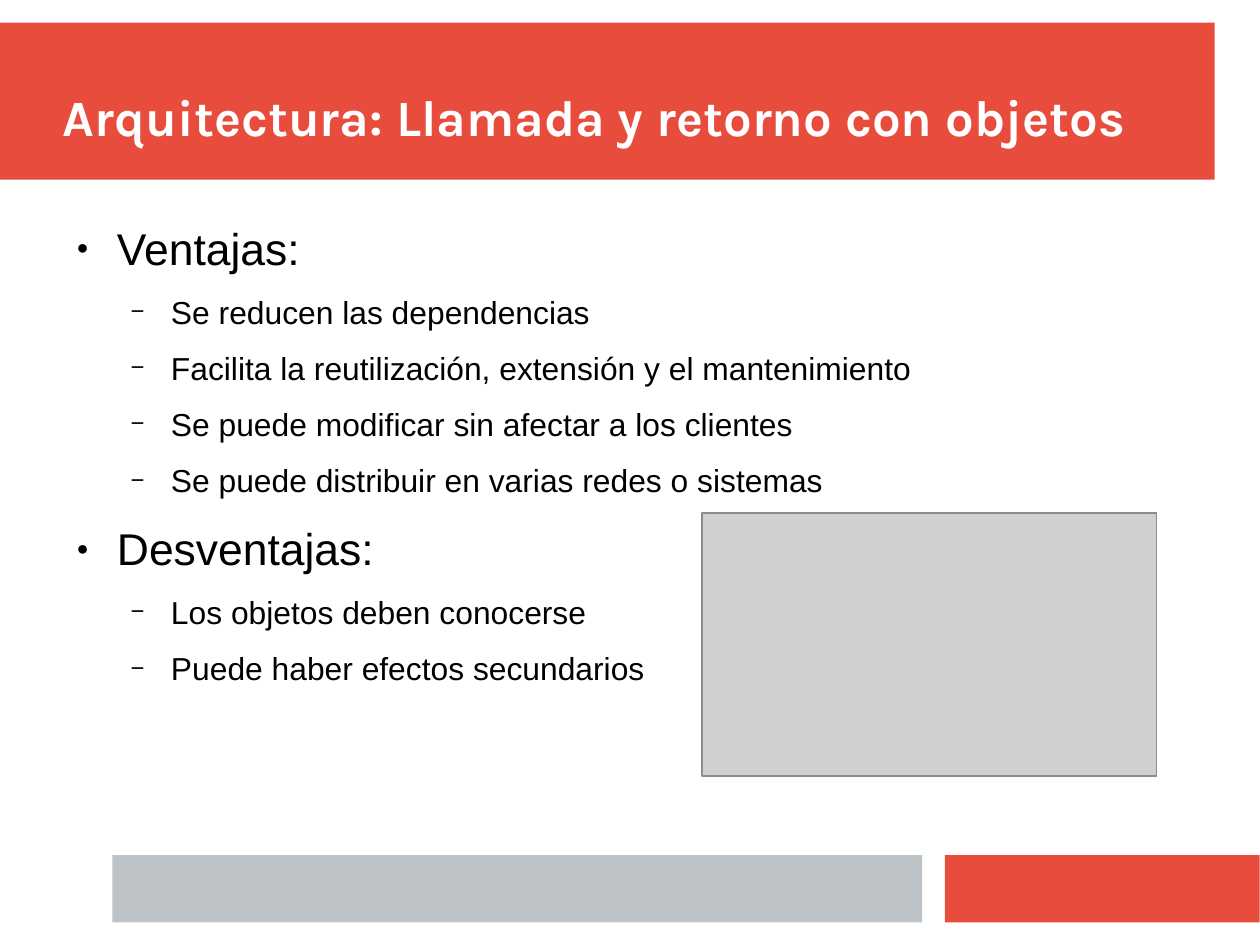
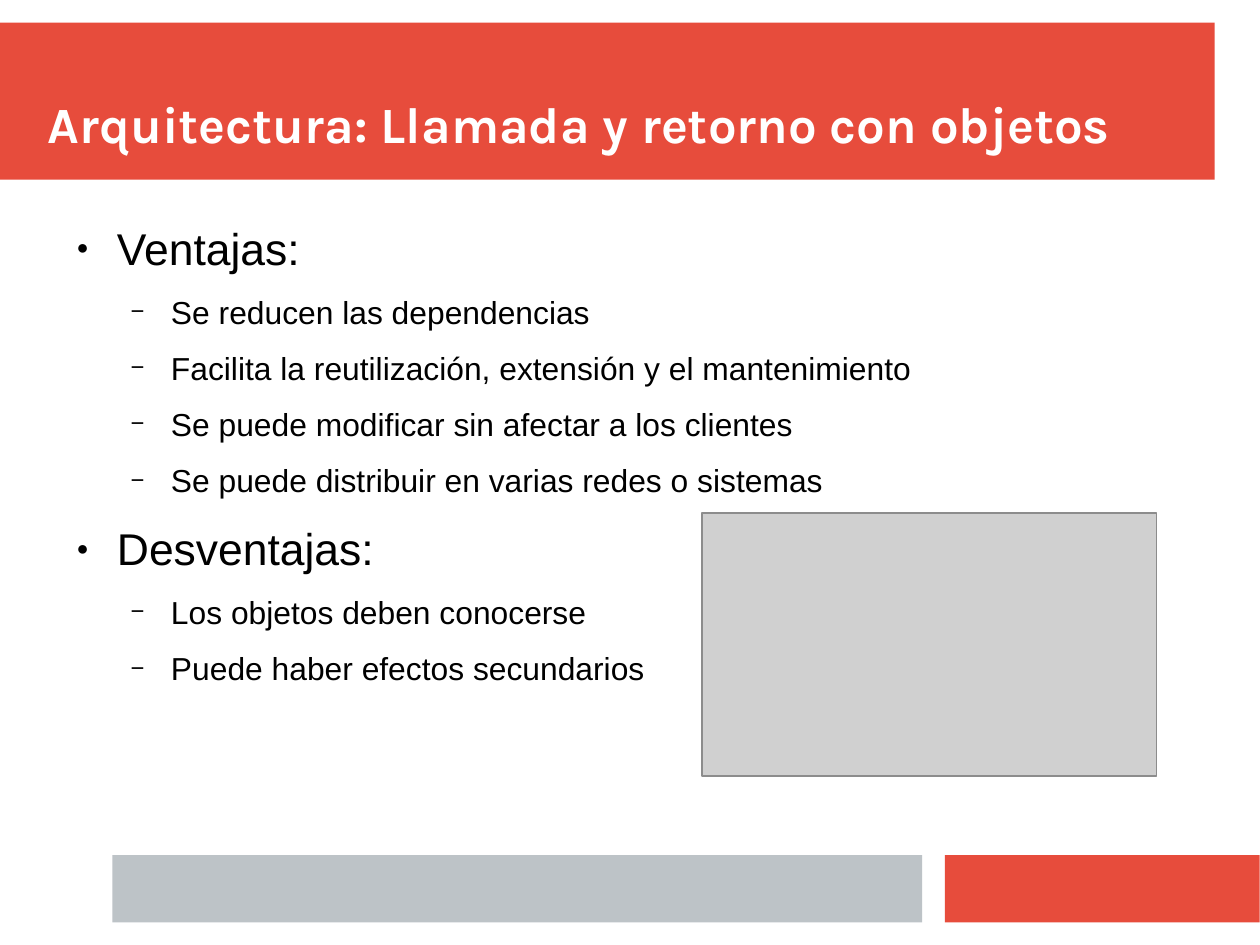
Before and after one commit to Juanba1998/APP-Restaurante, a slide deck: slide 21 of Material/Presentación/Presentacion Final.pptx. Drawn at 1260x945 pixels with LibreOffice and Linux fonts; fonts in the diff are those of the drawing; grey boxes stand for pictures. Boxes give left, top, right and bottom in pixels: in the first picture for what was removed or moved away, otherwise in the second. Text is boxed around its words. In the diff, an @@ line names an element or a change of style, - is before the commit and + after.

```diff
--- a/Material/Presentación/Presentacion Final.pptx
+++ b/Material/Presentación/Presentacion Final.pptx
@@ text "Arquitectura: Llamada y retorno con ...": place and size @@
-text "Arquitectura: Llamada y retorno con ..." at (63, 100, 1124, 148)
+text "Arquitectura: Llamada y retorno con ..." at (48, 107, 1109, 155)
```
Also in this commit, not shown: 10 other slides changed, 1 slide added, 1 slide removed.
